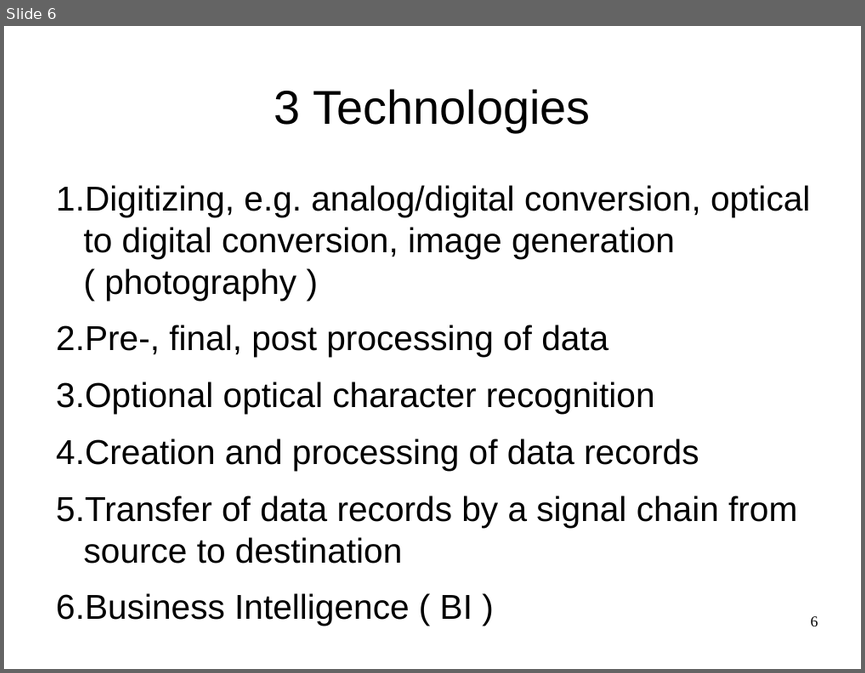
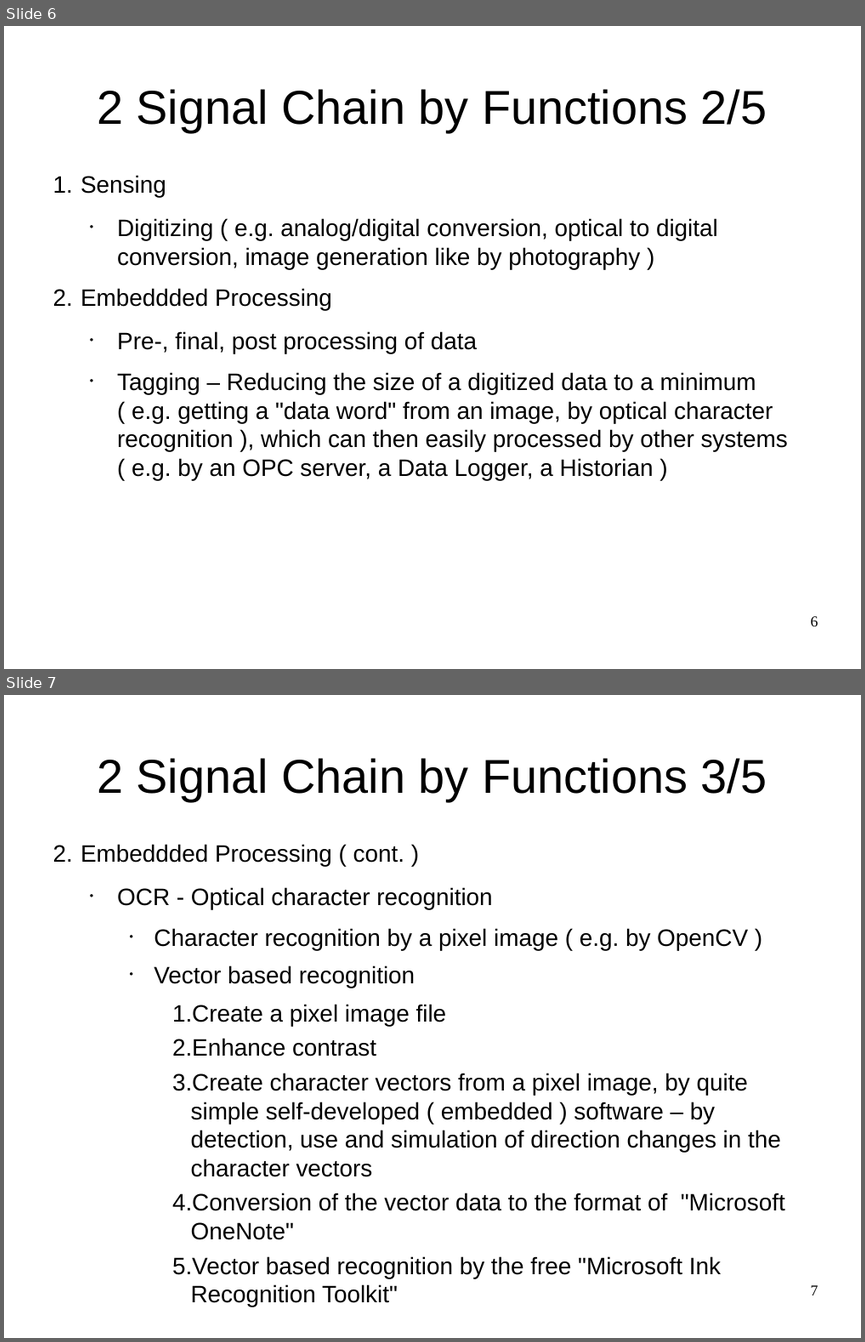
Before and after one commit to smartblitzmerker/documentation-smartblitzmerker, a slide deck: doc/slides/smartblitzmerker.odp. Shown one above the other, each under a label of ours: slide 6 before the commit, slides 6 and 7 after it. The pictures are 865x673 and 865x1342 pixels, drawn with LibreOffice and Linux fonts; fonts in the diff are those of the drawing. Boxes give left, top, right and bottom in pixels: in the first picture for what was removed or moved away, otherwise in the second. Text is boxed around its words. In the diff, an @@ line names an element or a change of style, - is before the commit and + after.

```diff
--- a/doc/slides/smartblitzmerker.odp
+++ b/doc/slides/smartblitzmerker.odp
@@ slide 7 added at box(4, 695, 861, 1338), background #FFFFFF @@
@@ title added at box(97, 758, 767, 801), 44 pt, text #000000 @@
+2 Signal Chain by Functions 3/5
@@ text added at box(80, 844, 785, 1278), 22 pt, text #000000 @@
+2. Embeddded Processing ( cont. )
+  • OCR - Optical character recognition
+    • Character recognition by a pixel image ( e.g. by OpenCV )
+    • Vector based recognition
+      1. Create a pixel image file
+      2. Enhance contrast
+      3. Create character vectors from a pixel image, by quite simple self-developed ( embedded ) software – by detection, use and simulation of direction changes in the character vectors
+      4. Conversion of the vector data to the format of "Microsoft OneNote"
+      5. Vector based recognition by the free "Microsoft Ink Recognition Toolkit"
@@ page number added at box(811, 1285, 818, 1295), 14 pt, text #000000 @@
+7
@@ slide 6 changed as well @@
@@ title at box(97, 89, 767, 132): text changed @@
-3 Technologies
+2 Signal Chain by Functions 2/5
@@ text "Sensing": place and size @@
-text "Sensing" at box(56, 185, 810, 619)
+text "Sensing" at box(80, 175, 788, 480)
@@ text at box(80, 175, 718, 310): text changed; size 32 to 22 pt @@
-1. Digitizing, e.g. analog/digital conversion, optical to digital conversion, image generation ( photography )
+1. Sensing
+  • Digitizing ( e.g. analog/digital conversion, optical to digital conversion, image generation like by photography )
+2. Embeddded Processing
@@ text at box(117, 331, 477, 353): size 32 to 22 pt in "Pre-, final, post processing of data"; bullet 1. to •; list level 1 to 2 in "Pre-, final, post processing of ..." @@
@@ text at box(117, 372, 788, 480): text changed; size 32 to 22 pt @@
-3. Optional optical character recognition
-4. Creation and processing of data records
-5. Transfer of data records by a signal chain from source to destination
-6. Business Intelligence ( BI )
+  • Tagging – Reducing the size of a digitized data to a minimum ( e.g. getting a "data word" from an image, by optical character recognition ), which can then easily processed by other systems ( e.g. by an OPC server, a Data Logger, a Historian )
```
Also in this commit, not shown: 7 other slides changed, 8 other slides added.
